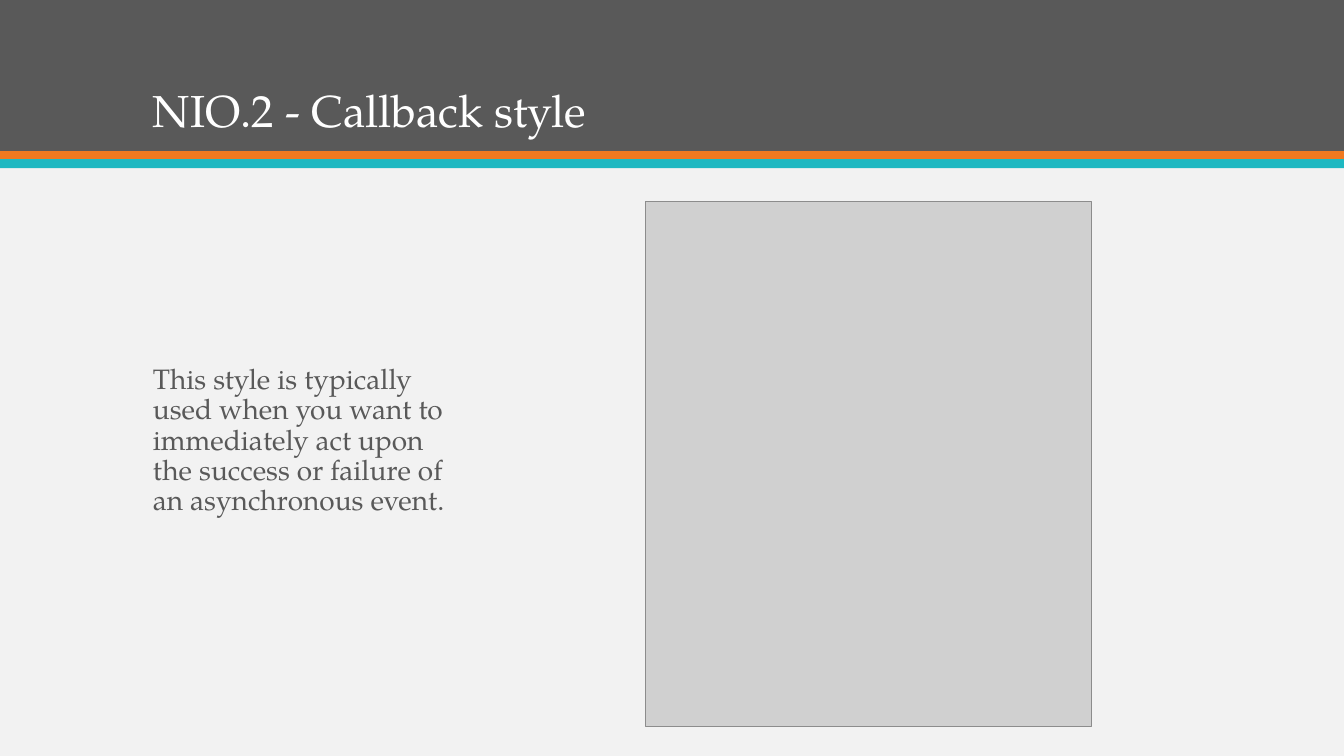
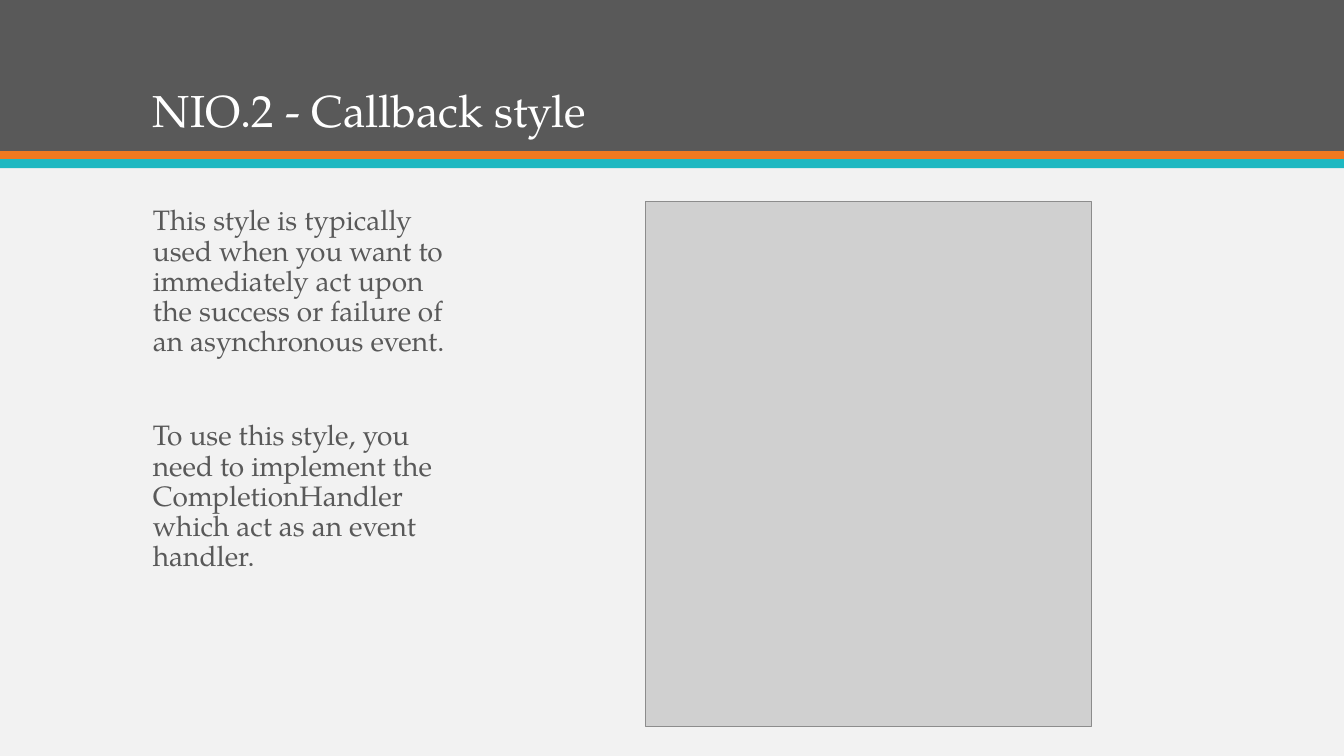
Before and after one commit to KKAries/my-repository, a slide deck: slide 29 of Brief Introduction of Java 7.pptx (slide 31 before the commit). Drawn at 1344x756 pixels with LibreOffice and Linux fonts; fonts in the diff are those of the drawing; grey boxes stand for pictures. Boxes give left, top, right and bottom in pixels: in the first picture for what was removed or moved away, otherwise in the second. Text is boxed around its words. In the diff, an @@ line names an element or a change of style, - is before the commit and + after.

```diff
--- a/Brief Introduction of Java 7.pptx
+++ b/Brief Introduction of Java 7.pptx
@@ text "This style is typically used ..." at (153,209,445,567): vertical alignment middle to top @@
@@ text at (153,424,432,567): paragraph added @@
+To use this style, you need to implement the CompletionHandler which act as an event handler.
```
Also in this commit, not shown: 9 other slides changed, 2 slides removed, 2 other files.
